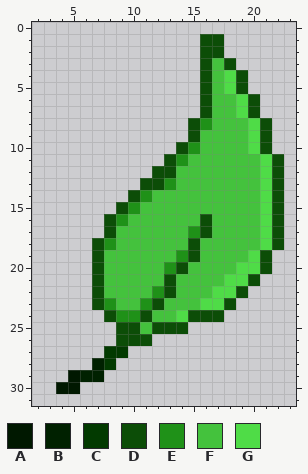
Pixel-art sprite -- Test/res/sprites/particles/leaf.png. Above is the file before it was changed.
The file is 32x32 pixels. Shown: x 2..23, y 0..31.
Palette (. is transparent): A #001800  B #002100  C #023a00  D #0c4d07  E #1f9118  F #44c23d  G #4fdc47
Pixels before, first column x 4:
 1 ............DD.....
 2 ............DD.....
 3 ............DFD....
 4 ............DFGD...
 5 ............DFGD...
 6 ............DFFGD..
 7 ............DFFGD..
 8 ...........DEFFFGD.
 9 ...........DFFFFGD.
10 ..........DEFFFFGD.
11 .........DEFFFFFFGD
12 ........DDFFFFFFFGD
13 .......DDEFFFFFFFGD
14 ......DEFFFFFFFFFGD
15 .....DEFFFFFFFFFFGD
16 ....DEFFFFFFDFFFFGD
17 ....DFFFFFFEDFFFFGD
18 ...DEFFFFFFDFFFFFGD
19 ...DFFFFFFEDFFFFGD.
20 ...DFFFFFEDFFFFGGD.
21 ...DFFFFFDFFFFGGD..
22 ...DFFFFEDFFFGGD...
23 ...DEFFEDFFFGGD....
24 ....DEEDFFGDDD.....
25 .....DDFDDD........
26 .....DDD...........
27 ....CC.............
28 ...BC..............
29 .ABB...............
30 AA.................
After:
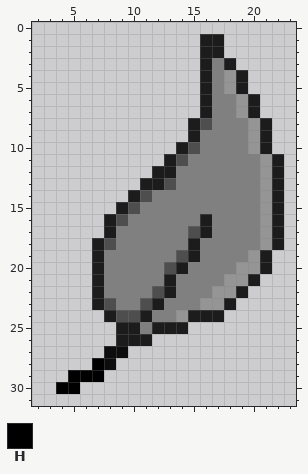
Colours new in this view: H #000000
The edit:
Colour C changes from #023a00 to #0d0d0d.
Colour D changes from #0c4d07 to #1c1c1c.
Colour E changes from #1f9118 to #4e4e4e.
Colour F changes from #44c23d to #808080.
Colour G changes from #4fdc47 to #959595.
Colour H replaces colour A in row 29 at x 5; in row 30 at x 4 to 5.
Colour H replaces colour B in row 28 at x 7; in row 29 at x 6 to 7.
